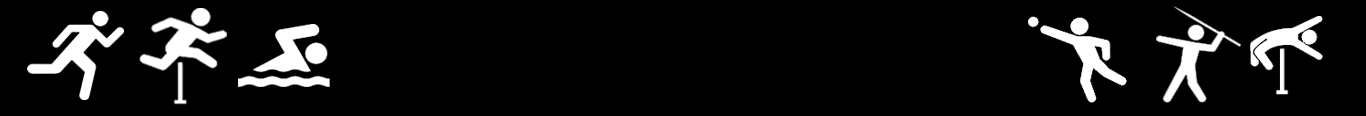
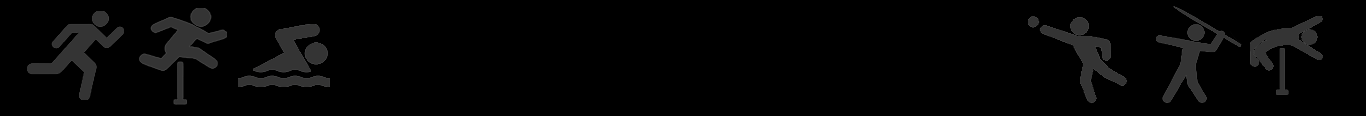
Revision of a layered (1366, 116) image; what changed, layer by layer:
added layer "race copy" above "race" over 27, 6, 1323, 105
hid "race", painted on it over 27, 11, 124, 100
hid "hurdle", painted on it over 139, 8, 227, 105
hid "swim", painted on it over 238, 24, 330, 87
hid "shrtput", painted on it over 1028, 16, 1127, 103
hid "javelin", painted on it over 1156, 6, 1242, 103
hid "high", painted on it over 1250, 16, 1323, 95
